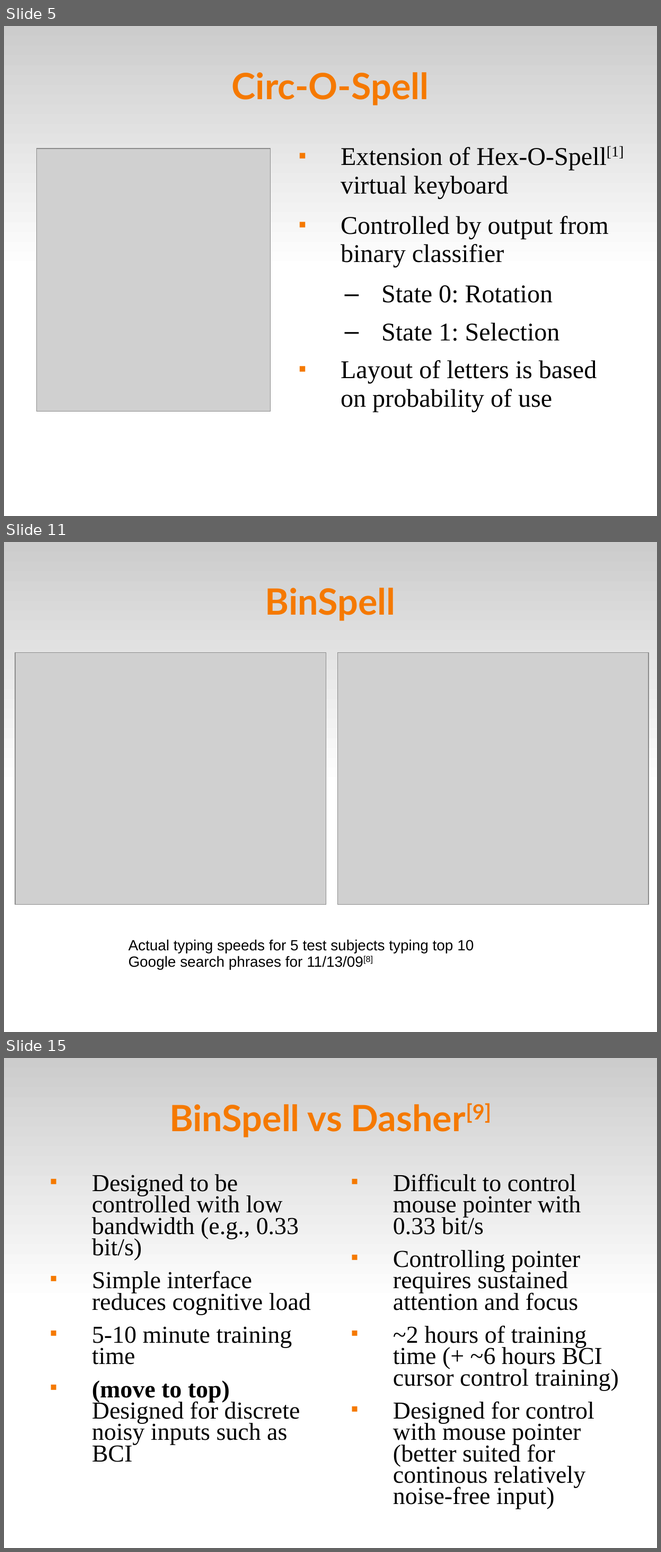
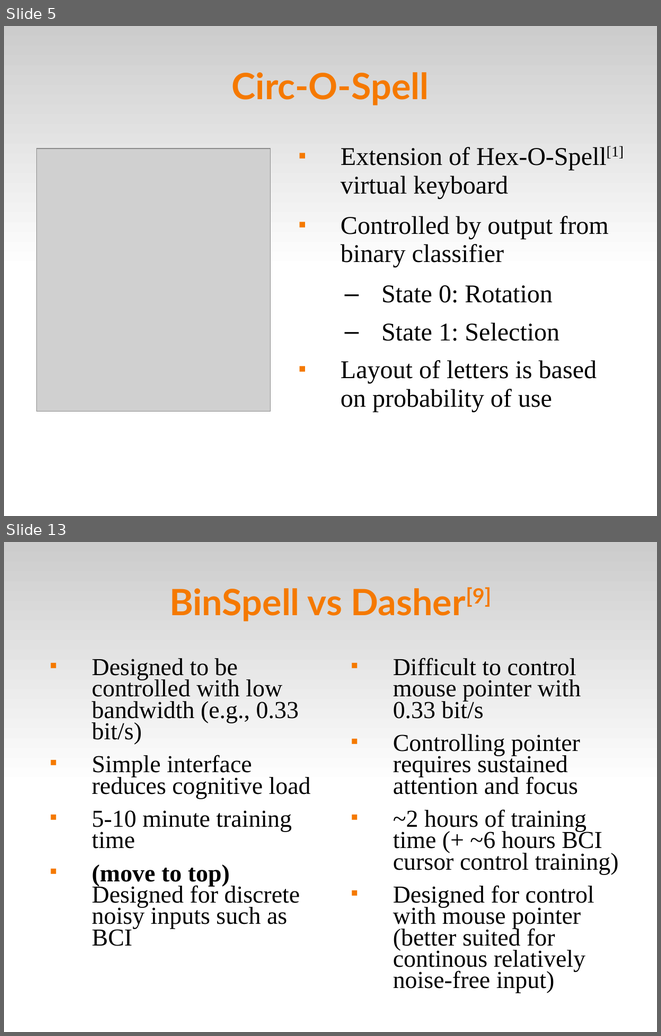
Before and after one commit to abdullah38rcc/BCI-Virtual-Keyboard, a slide deck: master's/docs/virtKey.ppt. Shown one above the other, each under a label of ours: slides 5, 11 and 15 before the commit, slides 5 and 13 after it; the slides between them are not shown. The pictures are 661x1552 and 661x1036 pixels, drawn with LibreOffice and Linux fonts; fonts in the diff are those of the drawing; grey boxes stand for pictures. Boxes give left, top, right and bottom in pixels: in the first picture for what was removed or moved away, otherwise in the second. Text is boxed around its words. In the diff, an @@ line names an element or a change of style, - is before the commit and + after.

```diff
--- a/master's/docs/virtKey.ppt
+++ b/master's/docs/virtKey.ppt
@@ slide 11 removed at <box>4,542,657,1032</box>, background #FFFFFF; not listed: 1 template element that a slide beside it also shows @@
@@ title removed at <box>265,588,396,621</box> @@
-BinSpell
@@ picture removed at <box>15,652,326,904</box> @@
@@ picture removed at <box>337,652,648,904</box> @@
@@ text removed at <box>129,939,474,970</box> @@
-Actual typing speeds for 5 test subjects typing top 10 Google search phrases for 11/13/09[8]
@@ what was slide 15 is now slide 13 @@
```
Also in this commit, not shown: 10 slides changed, 3 slides added, 4 other slides removed.
